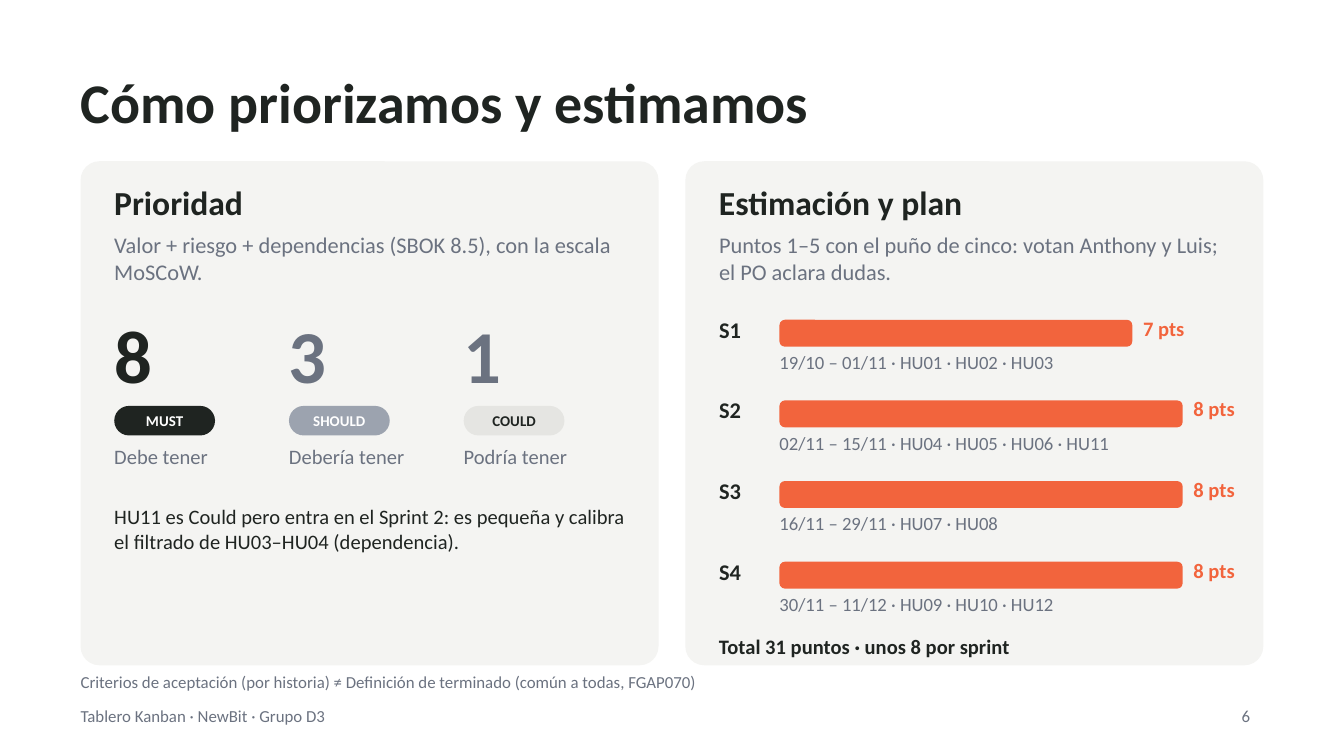
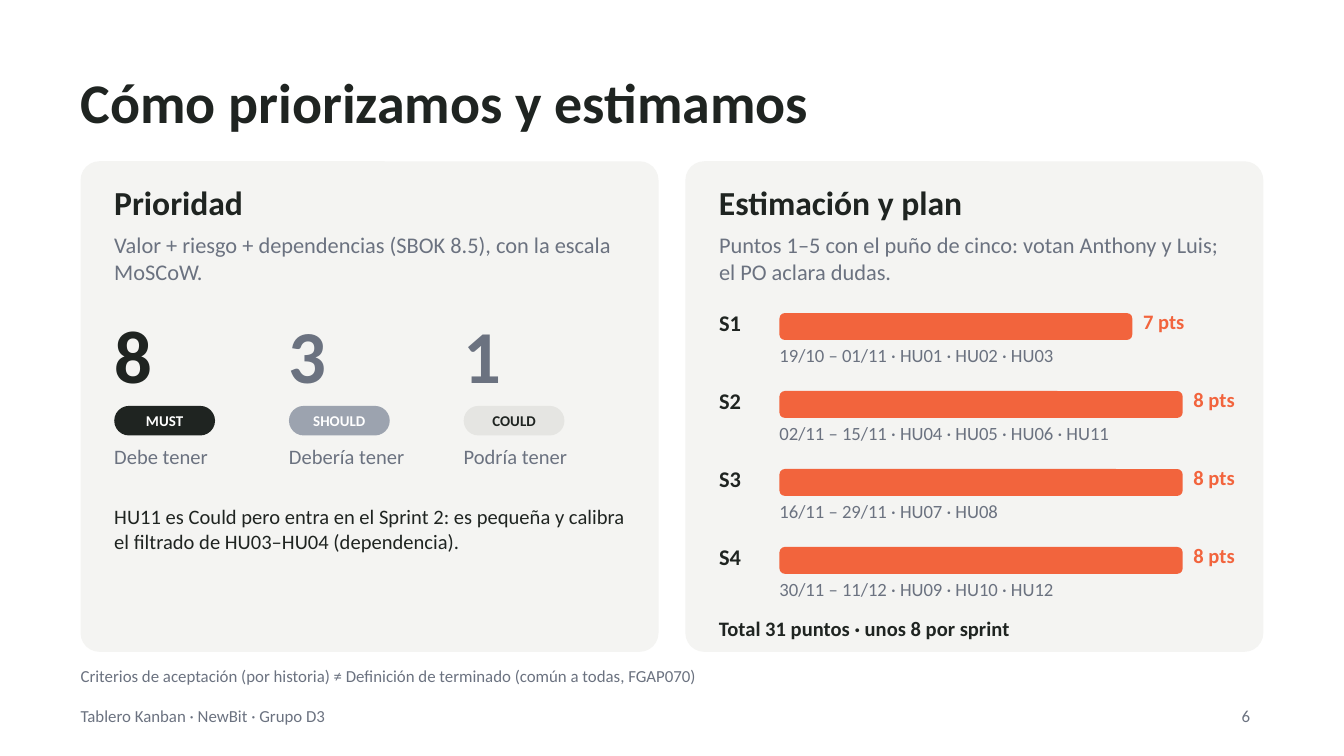
Before and after one commit to devmondoss/NewBit, a slide deck: slide 6 of proyecto/entregables/semana-05/Tablero_Kanban_NewBit/Tablero_Kanban_NewBit.pptx. Drawn at 1344x756 pixels with LibreOffice and Linux fonts; fonts in the diff are those of the drawing. Boxes give left, top, right and bottom in pixels: in the first picture for what was removed or moved away, otherwise in the second. Text is boxed around its words. In the diff, an @@ line names an element or a change of style, - is before the commit and + after.

```diff
--- a/proyecto/entregables/semana-05/Tablero_Kanban_NewBit/Tablero_Kanban_NewBit.pptx
+++ b/proyecto/entregables/semana-05/Tablero_Kanban_NewBit/Tablero_Kanban_NewBit.pptx
@@ rounded rectangle resized from (x1=685, y1=161, x2=1263, y2=665) to (x1=685, y1=161, x2=1263, y2=652) @@
@@ rounded rectangle at (x1=685, y1=161, x2=1263, y2=652): proportions changed @@
@@ 4 texts, 1 rounded rectangle moved together from (x1=81, y1=320, x2=1184, y2=691) to (x1=81, y1=313, x2=1184, y2=685) @@
@@ 6 texts, 2 rounded rectangles moved together from (x1=719, y1=401, x2=1234, y2=531) to (x1=719, y1=391, x2=1234, y2=519) @@
@@ 3 texts, 1 rounded rectangle moved together from (x1=719, y1=562, x2=1234, y2=612) to (x1=719, y1=547, x2=1234, y2=597) @@
@@ text "Total 31 puntos · unos ..." moved from (x1=719, y1=639, x2=1010, y2=658) to (x1=719, y1=621, x2=1010, y2=640) @@
```
Also in this commit, not shown: 4 other slides changed, 15 other files.
